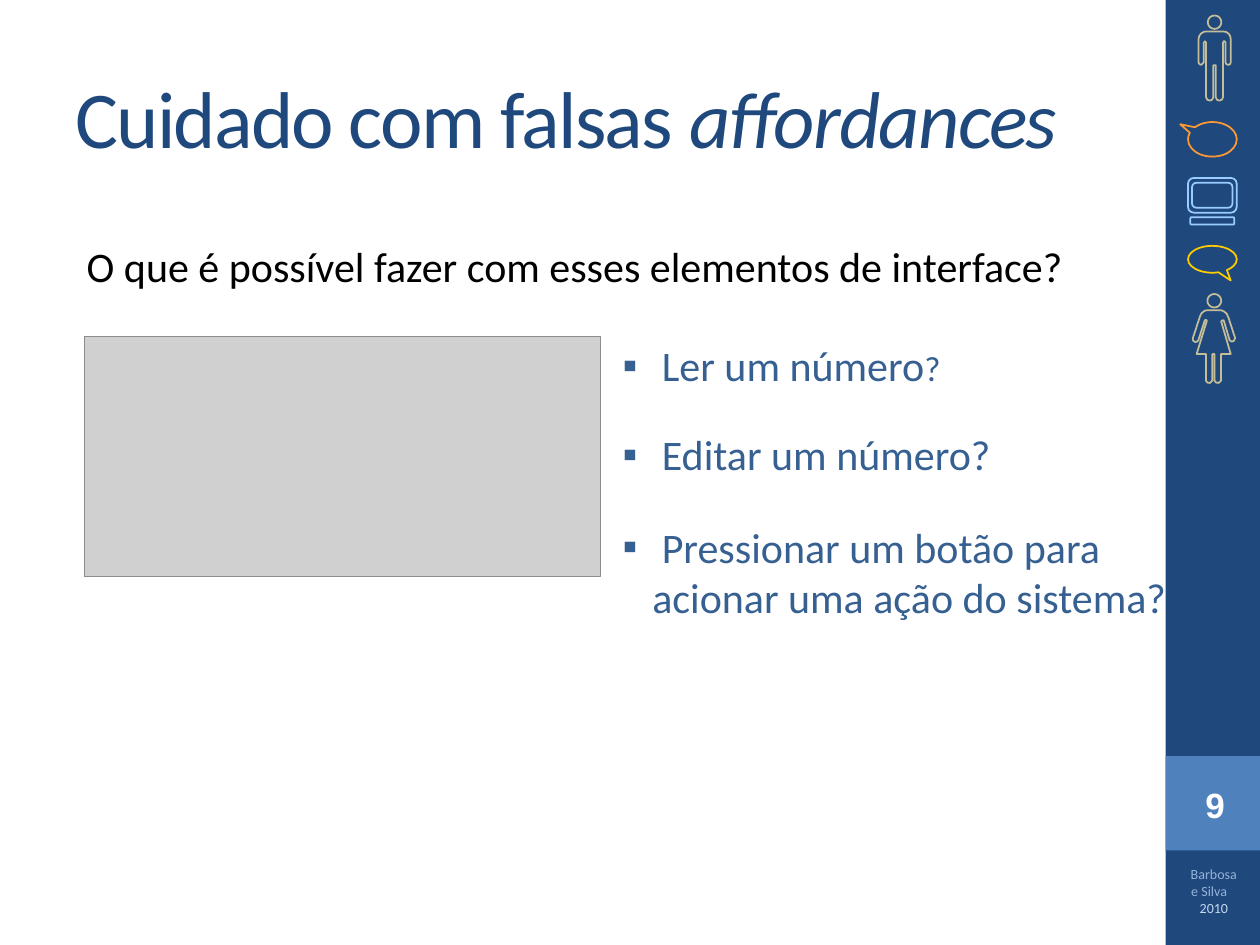
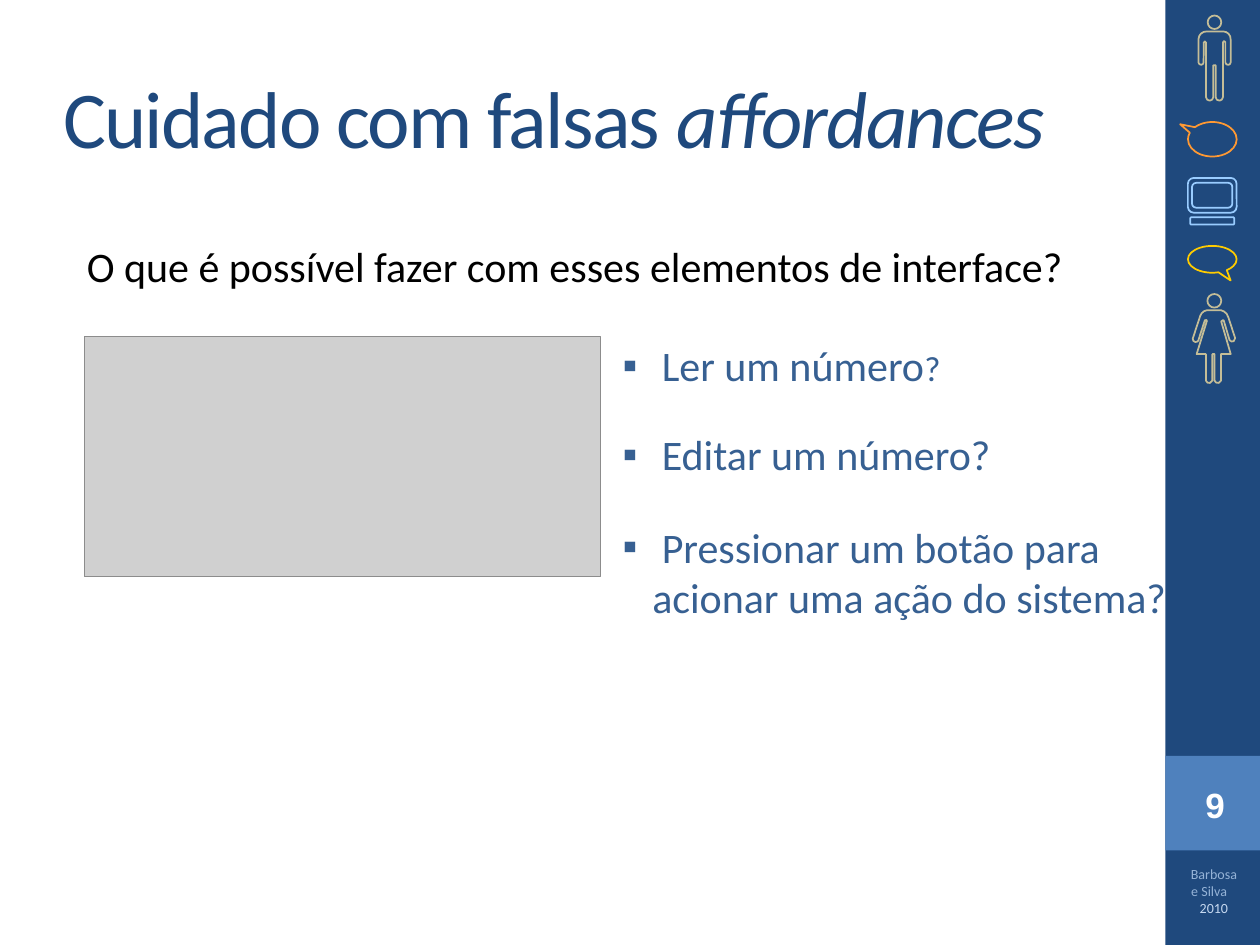
Before and after one commit to vodiniz/aulas, a slide deck: slide 9 of 2_periodo/IHC/cap2.pptx. Drawn at 1260x945 pixels with LibreOffice and Linux fonts; fonts in the diff are those of the drawing; grey boxes stand for pictures. Boxes give left, top, right and bottom in pixels: in the first picture for what was removed or moved away, otherwise in the second. Text is boxed around its words. In the diff, an @@ line names an element or a change of style, - is before the commit and + after.

```diff
--- a/2_periodo/IHC/cap2.pptx
+++ b/2_periodo/IHC/cap2.pptx
@@ freeform shape at (1198, 15, 1231, 101): outline redrawn @@
@@ title "Cuidado com falsas affordances": place and size @@
-title "Cuidado com falsas affordances" at (76, 92, 1057, 149)
+title "Cuidado com falsas affordances" at (63, 92, 1045, 149)
```
Also in this commit, not shown: 18 other slides changed, 9 other files.
